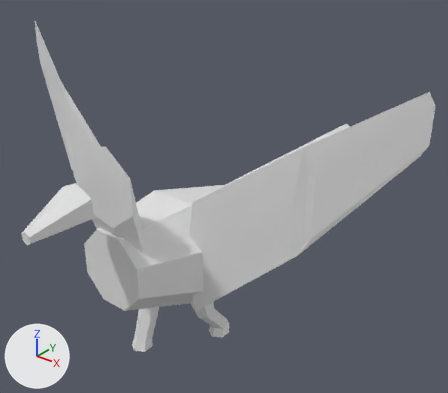
The OBJ model data/animals/arara/walk/3.obj: old version first, new version second.
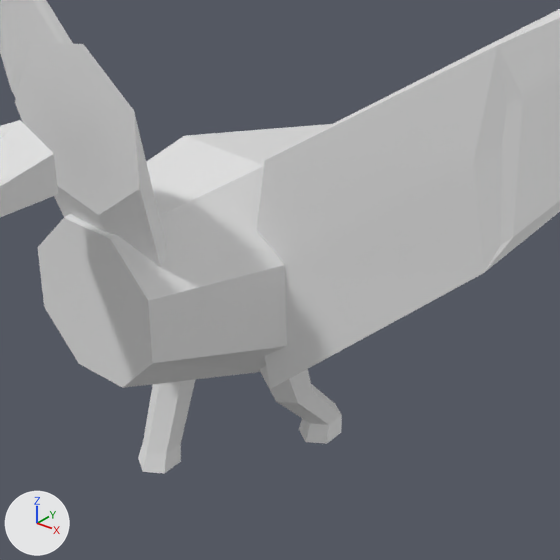
Each version appears first whole from a camera (50 mm lens) standing at (0.783, -0.814, 0.912) and looking at (0.007, 0.155, 0.311), and next in a close-up on the part from 15% to 74% of the width and 32% to 100% of the height. The axes (+X, +Y, +Z) are drawn at lower left. The lights are the same throughout. The last two pictures show the newer version. Where no turn or scale is listed for an object, it has been applied to the vertices.

Names of what the first close-up shows: 'arara_walk_3'.
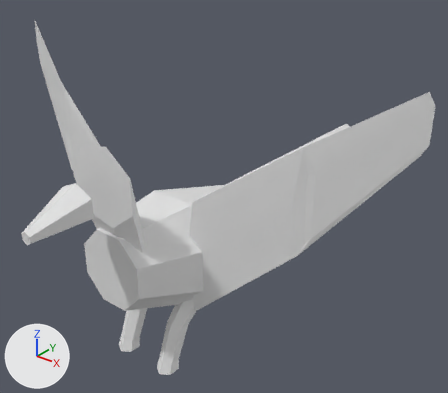
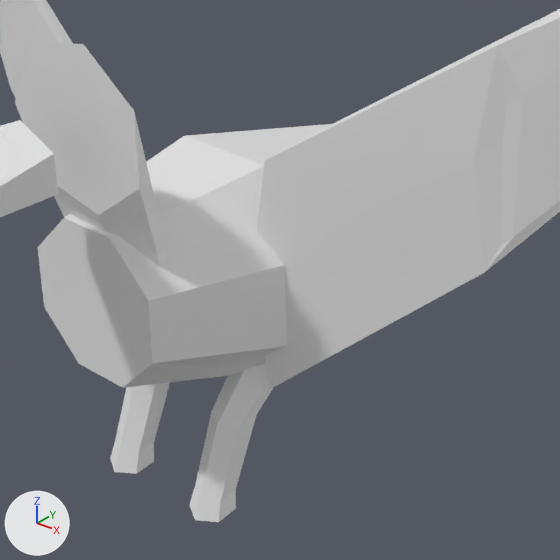
The newer file is also turned or shifted as a whole; pictures and numbers use the older file's frame.

Where the change shows, as pixel boxes (x1, y1, x2, y2) in the close-ups (560 x 560 px; the box of a moved part takes in the faces that stretch with it):
'arara_walk_3', reshaped
    before: (0, 0, 560, 473)
    after: (0, 0, 560, 522)
part 1 of me_arara_walk_3, moved or reshaped
    before: (299, 415, 342, 444)
    after: (189, 488, 236, 522)
part 2 of me_arara_walk_3, moved or reshaped
    before: (259, 366, 341, 425)
    after: (195, 364, 274, 502)
part 3 of me_arara_walk_3, moved or reshaped
    before: (138, 443, 181, 473)
    after: (110, 442, 154, 474)
part 4 of me_arara_walk_3, moved or reshaped
    before: (143, 379, 196, 454)
    after: (115, 382, 170, 454)

The edits, one by one:
me_arara_walk_3 is used by ob_arara_walk_3; location (0.0, 0.0, 0.0).
me_arara_walk_3 had 156 vertices, 280 faces and spanned x -0.48..0.478, y -0.343..0.662, z 0.0..0.656.
me_arara_walk_3 now has 156 vertices, 280 faces and spans x -0.48..0.478, y -0.343..0.662, z 0.024..0.656.
me_arara_walk_3 part 1: all 13 vertices in x 0.038..0.078, y 0.049..0.101, z 0.015..0.035 are moved by (0.0, -0.17, 0.01).
me_arara_walk_3 part 2: all 6 vertices in x 0.039..0.077, y 0.002..0.051, z 0.095 are moved by (0.0, -0.087, 0.023).
me_arara_walk_3 part 3: all 13 vertices in x -0.078..-0.038, y -0.083..-0.031, z 0.0..0.02 are moved by (0.0, -0.038, 0.024).
me_arara_walk_3 part 4: all 6 vertices in x -0.077..-0.039, y -0.051..-0.002, z 0.095 are moved by (0.0, -0.033, 0.023).
